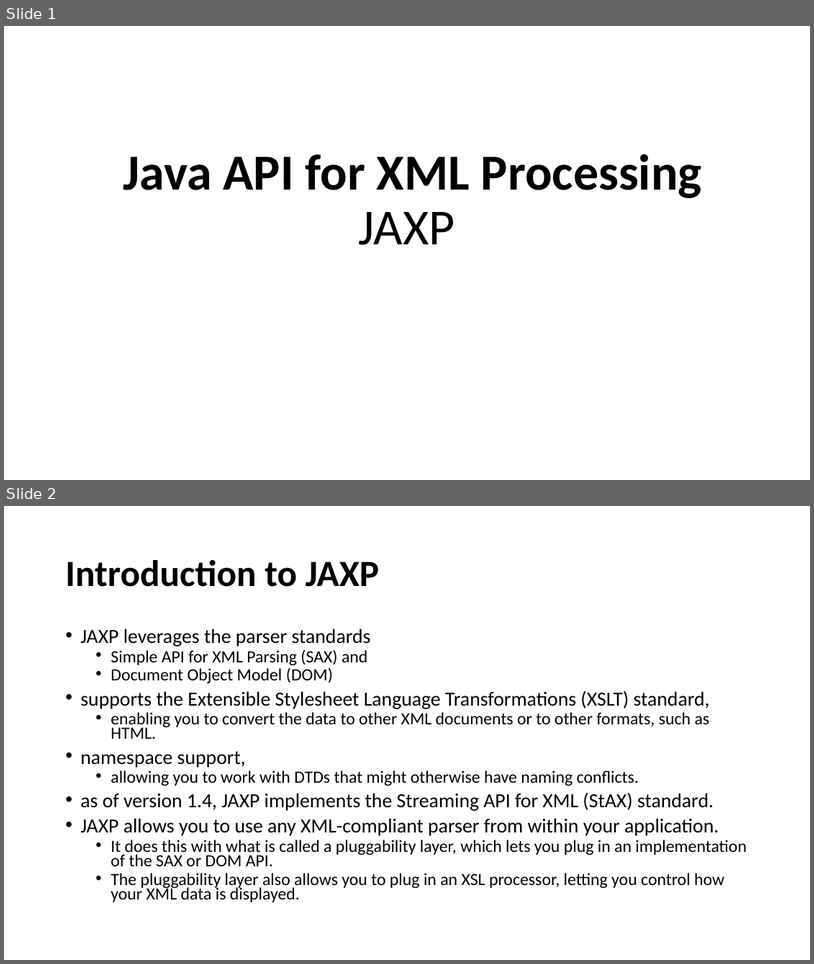
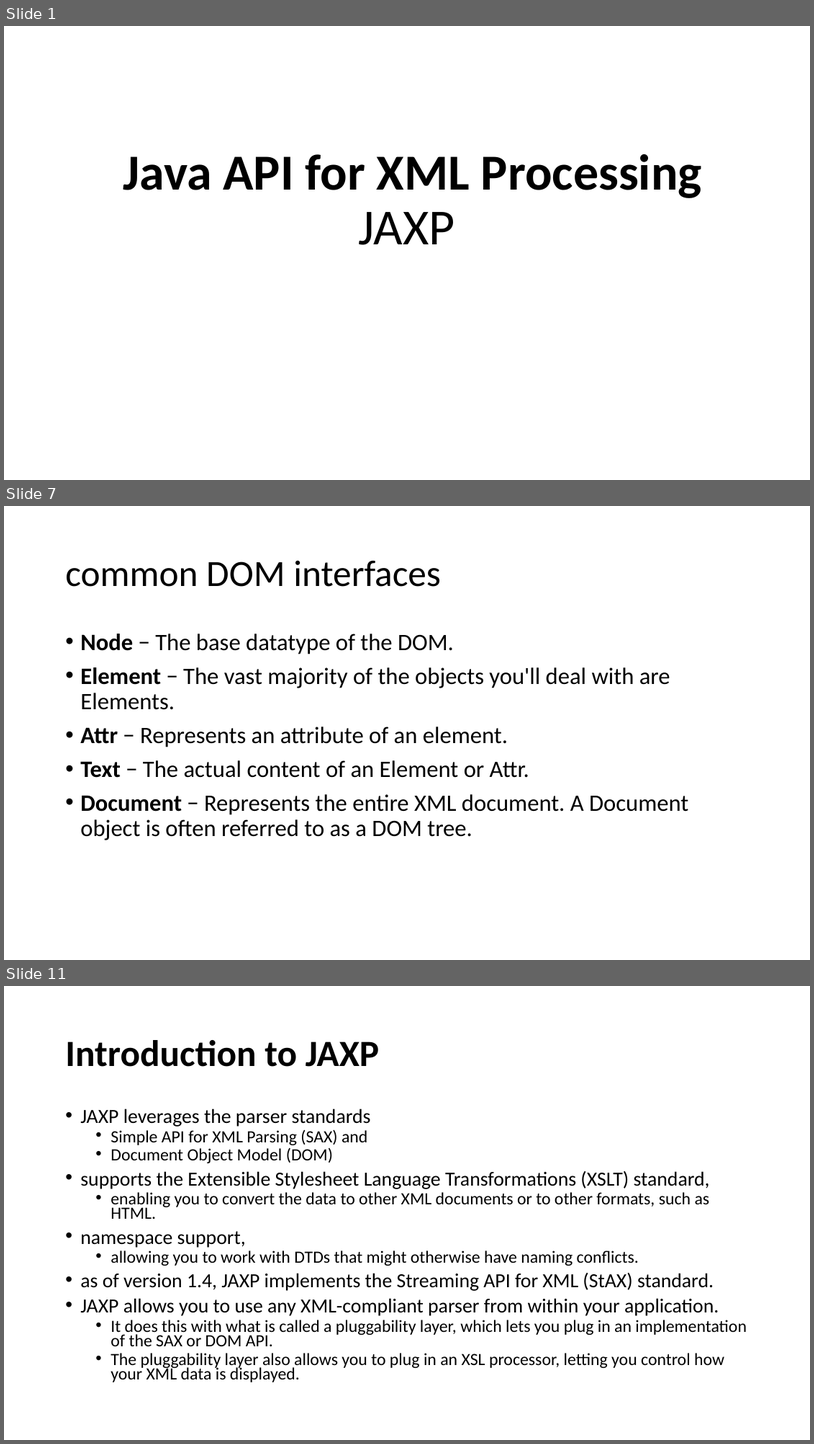
Before and after one commit to lawren43/mytest-repo, a slide deck: java-xml-tutorial/doc/20190608-JAXP-v2.pptx. Shown one above the other, each under a label of ours: slides 1 and 2 before the commit, slides 1, 7 and 11 after it; the slides between them are not shown. The pictures are 814x964 and 814x1444 pixels, drawn with LibreOffice and Linux fonts; fonts in the diff are those of the drawing. Boxes give left, top, right and bottom in pixels: in the first picture for what was removed or moved away, otherwise in the second. Text is boxed around its words. In the diff, an @@ line names an element or a change of style, - is before the commit and + after.

```diff
--- a/java-xml-tutorial/doc/20190608-JAXP-v2.pptx
+++ b/java-xml-tutorial/doc/20190608-JAXP-v2.pptx
@@ slide 7 added at bbox=[4, 506, 810, 960], background #FFFFFF @@
@@ title added at bbox=[65, 560, 441, 587], 44 pt, text #000000 @@
+common DOM interfaces
@@ text added at bbox=[80, 633, 689, 840], 28 pt, text #000000 @@
+• Node − The base datatype of the DOM.
+• Element − The vast majority of the objects you'll deal with are Elements.
+• Attr − Represents an attribute of an element.
+• Text − The actual content of an Element or Attr.
+• Document − Represents the entire XML document. A Document object is often referred to as a DOM tree.
@@ what was slide 2 is now slide 11 @@
```
Also in this commit, not shown: 1 slide changed, 8 other slides added, 3 other files.
